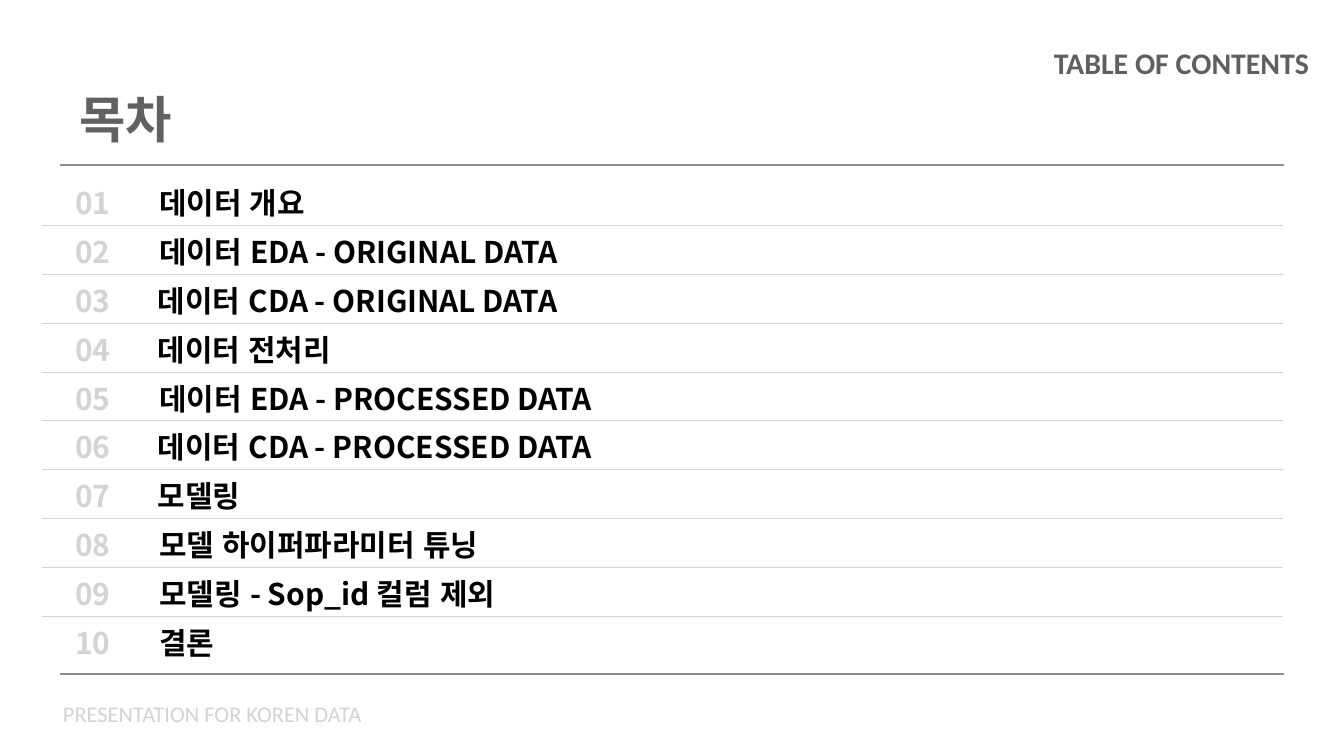
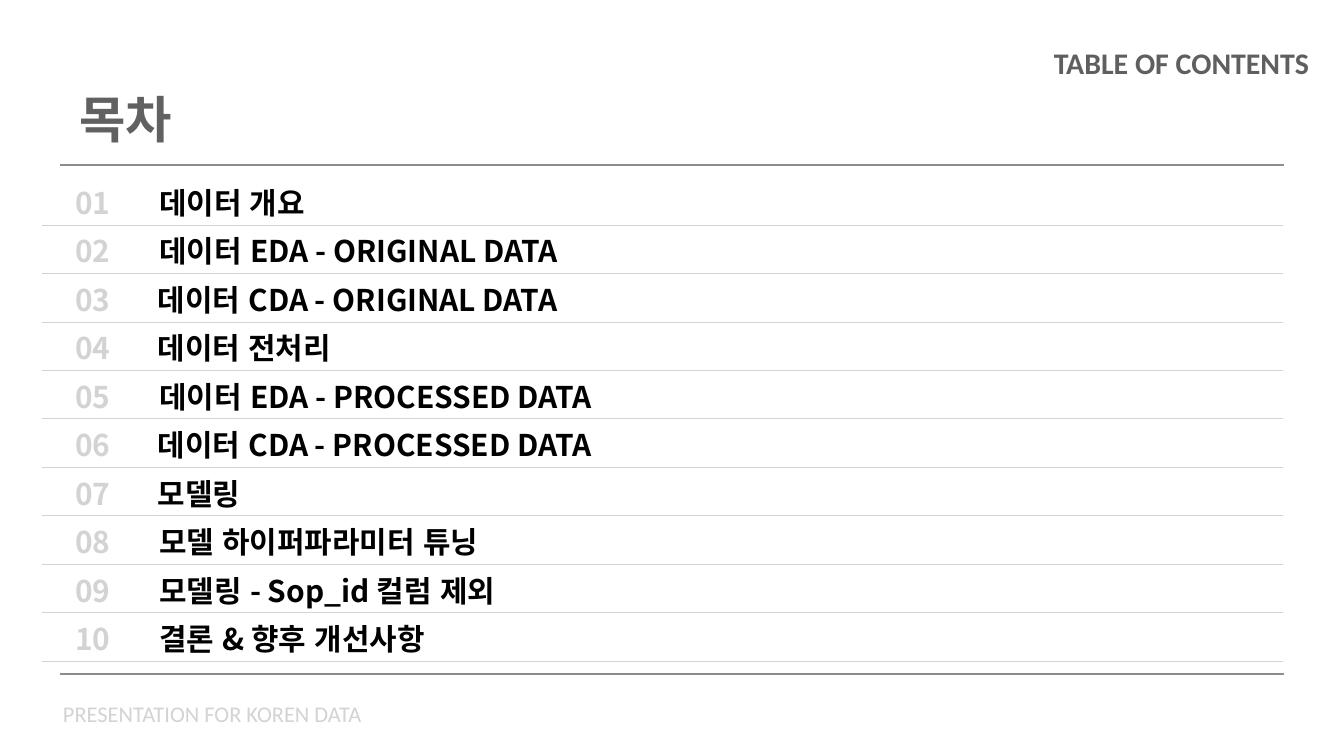
Before and after one commit to chorimgenius/zerooneai_intern, a slide deck: slide 2 of koren/koren_data_presentation.pptx. Drawn at 1344x756 pixels with LibreOffice and Linux fonts; fonts in the diff are those of the drawing; grey boxes stand for pictures. Boxes give left, top, right and bottom in pixels: in the first picture for what was removed or moved away, otherwise in the second. Text is boxed around its words. In the diff, an @@ line names an element or a change of style, - is before the commit and + after.

```diff
--- a/koren/koren_data_presentation.pptx
+++ b/koren/koren_data_presentation.pptx
@@ table at bbox=[42, 177, 1282, 662] @@
-row 10, column 2: 결론
+row 10, column 2: 결론 & 향후 개선사항
@@ borders changed @@
```
Also in this commit, not shown: 10 other slides changed.
